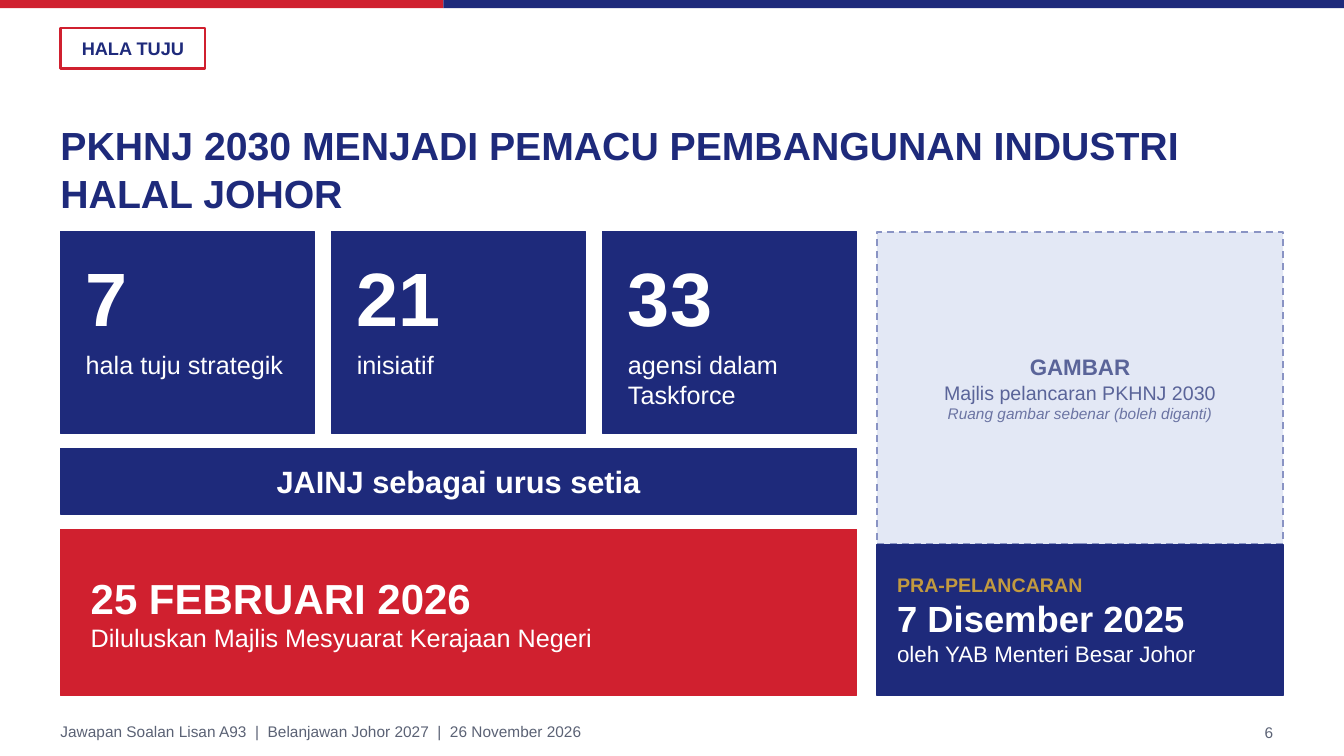
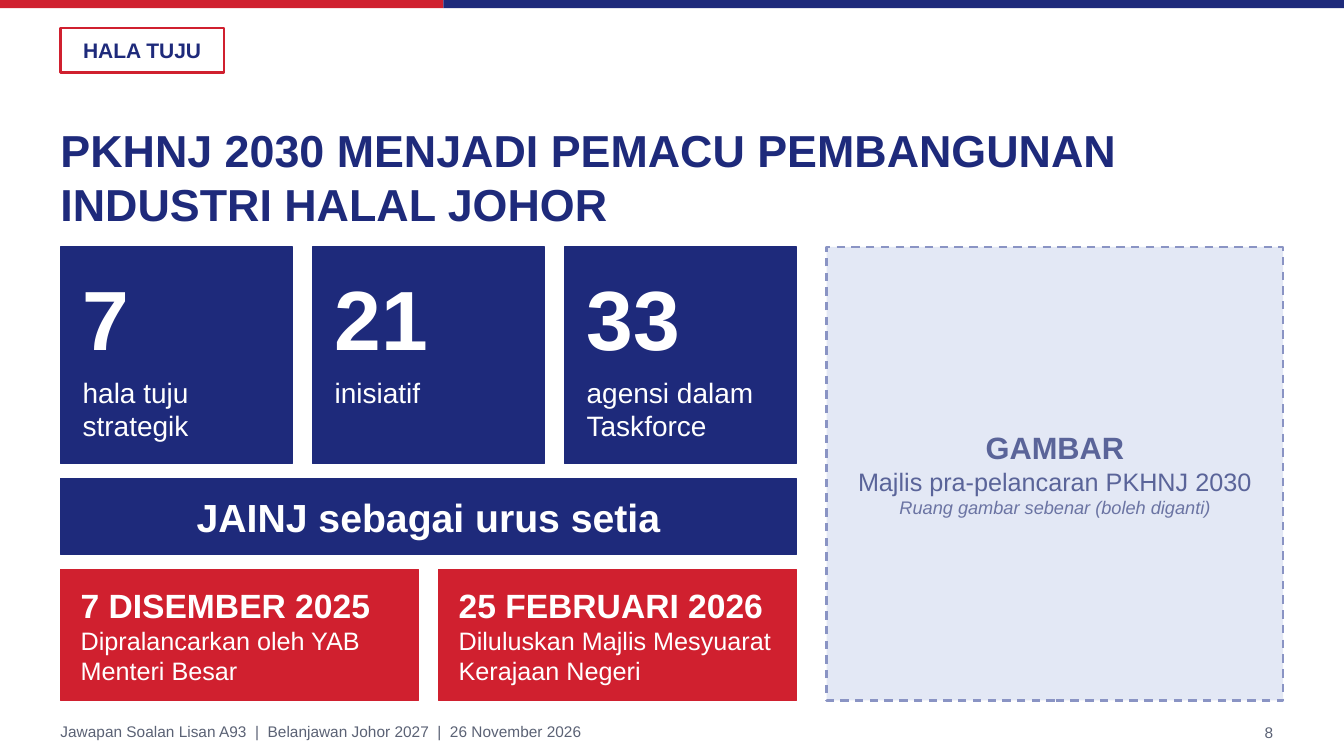
Before and after one commit to nawaljoe/Nawal, a slide deck: slide 8 of slides/A93_Halal_Johor_16x9.pptx (slide 6 before the commit). Drawn at 1344x756 pixels with LibreOffice and Linux fonts; fonts in the diff are those of the drawing; background and template pictures are left out. Boxes give left, top, right and bottom in pixels: in the first picture for what was removed or moved away, otherwise in the second. Text is boxed around its words. In the diff, an @@ line names an element or a change of style, - is before the commit and + after.

```diff
--- a/slides/A93_Halal_Johor_16x9.pptx
+++ b/slides/A93_Halal_Johor_16x9.pptx
@@ text "HALA TUJU" at <box>83,43,201,59</box>: size 13 to 15 pt @@
@@ rectangle: place and size @@
-rectangle at <box>60,28,206,69</box>
+rectangle at <box>60,28,224,73</box>
@@ title "PKHNJ 2030 MENJADI PEMACU PEMBANGUNAN ..." at <box>60,135,1115,222</box>: size 28 to 32 pt @@
@@ rectangle: place and size @@
-rectangle at <box>60,232,315,434</box>
+rectangle at <box>60,247,292,464</box>
@@ text "7": place and size @@
-text "7" at <box>86,274,128,326</box>
+text "7" at <box>83,292,130,350</box>
@@ rectangle: place and size @@
-rectangle at <box>332,232,586,434</box>
+rectangle at <box>313,247,544,464</box>
@@ text "21": place and size @@
-text "21" at <box>357,273,441,326</box>
+text "21" at <box>335,291,428,350</box>
@@ rectangle: place and size @@
-rectangle at <box>603,232,857,434</box>
+rectangle at <box>565,247,797,464</box>
@@ size 54 to 60 pt in 3 elements at <box>83,292,130,350</box>, <box>335,291,428,350</box>, <box>587,291,680,351</box> @@
@@ text "33": place and size @@
-text "33" at <box>628,273,712,327</box>
+text "33" at <box>587,291,680,351</box>
@@ rectangle: place and size @@
-rectangle at <box>877,232,1284,544</box>
+rectangle at <box>827,247,1284,701</box>
@@ rectangle at <box>827,247,1284,701</box>: outline #8A94C4 1.25 pt dashed to #8A94C4 1.5 pt dashed @@
@@ text "GAMBAR": place and size @@
-text "GAMBAR" at <box>944,359,1216,422</box>
+text "GAMBAR" at <box>858,437,1251,518</box>
@@ text "hala tuju strategik": place and size @@
-text "hala tuju strategik" at <box>86,355,283,380</box>
+text "hala tuju strategik" at <box>83,382,189,442</box>
@@ text "inisiatif": place and size @@
-text "inisiatif" at <box>357,355,434,375</box>
+text "inisiatif" at <box>335,382,421,404</box>
@@ size 18 to 20 pt in 3 elements at <box>83,382,189,442</box>, <box>335,382,421,404</box>, <box>587,382,753,437</box> @@
@@ text "agensi dalam Taskforce": place and size @@
-text "agensi dalam Taskforce" at <box>628,355,778,405</box>
+text "agensi dalam Taskforce" at <box>587,382,753,437</box>
@@ text at <box>899,437,1211,518</box>: size 16 to 22 pt in "GAMBAR"; size 11 to 13 pt in "Ruang gambar sebenar (boleh diganti)" @@
@@ text "JAINJ sebagai urus setia": place and size @@
-text "JAINJ sebagai urus setia" at <box>277,470,640,499</box>
+text "JAINJ sebagai urus setia" at <box>197,503,660,540</box>
@@ text "JAINJ sebagai urus setia" at <box>197,503,660,540</box>: size 22 to 28 pt @@
@@ rectangle: place and size @@
-rectangle at <box>60,449,857,514</box>
+rectangle at <box>60,479,797,555</box>
@@ text at <box>858,473,1251,496</box>: text changed; size 14 to 18 pt @@
-Majlis pelancaran PKHNJ 2030
+Majlis pra-pelancaran PKHNJ 2030
@@ rectangle removed at <box>877,544,1284,696</box> @@
@@ rectangle added at <box>60,570,418,701</box>, fill #D0202F, outline #D0202F 1 pt @@
@@ text at <box>81,594,370,681</box>: text changed; size 16 to 18 pt; bold off @@
-PRA-PELANCARAN
-7 Disember 2025
-oleh YAB Menteri Besar Johor
+7 DISEMBER 2025
+Dipralancarkan oleh YAB Menteri Besar
@@ rectangle: place and size @@
-rectangle at <box>60,529,857,696</box>
+rectangle at <box>439,570,797,701</box>
@@ text at <box>459,594,763,619</box>: size 30 to 24 pt in "25 FEBRUARI 2026" @@
@@ text "25 FEBRUARI 2026": place and size @@
-text "25 FEBRUARI 2026" at <box>91,584,592,653</box>
+text "25 FEBRUARI 2026" at <box>459,594,771,686</box>
@@ page number at <box>1265,727,1274,738</box>: text changed @@
-6
+8
```
Also in this commit, not shown: 19 other slides changed, 16 slides added, 3 slides removed, 2 other files.
